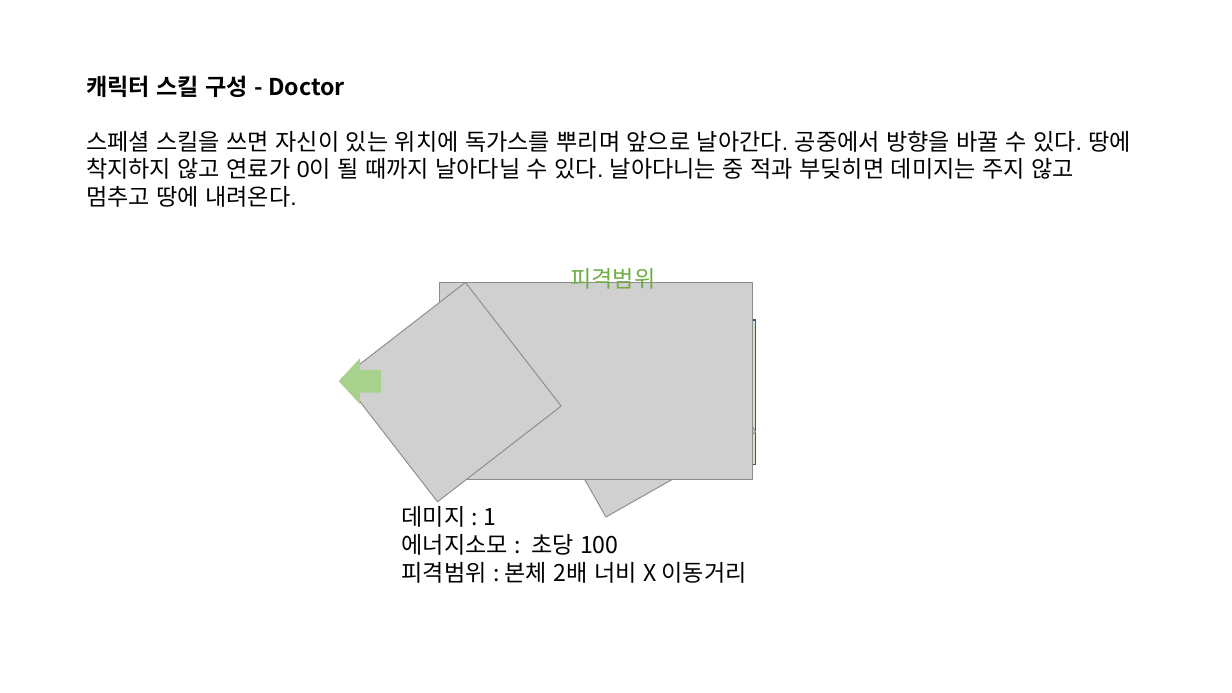
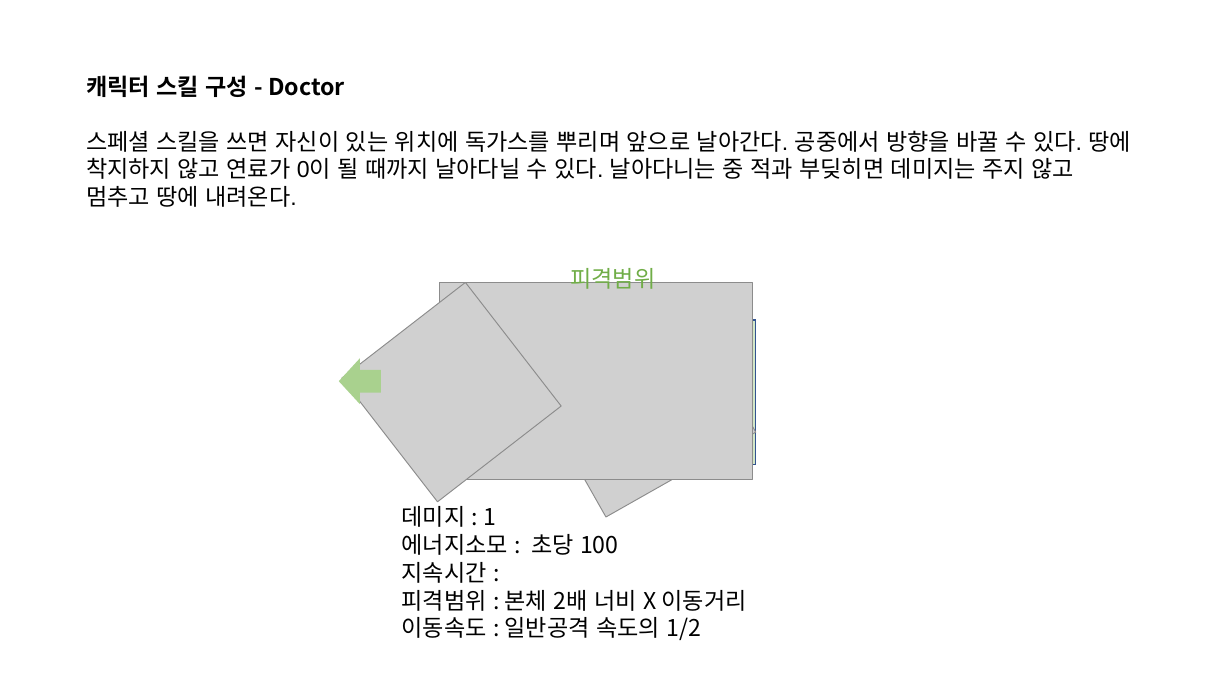
Before and after one commit to penspanic/ITWGamejam, a slide deck: slide 22 of Plan/Rocketman_씬&스킬구성.pptx (slide 23 before the commit). Drawn at 1232x693 pixels with LibreOffice and Linux fonts; fonts in the diff are those of the drawing; grey boxes stand for pictures. Boxes give left, top, right and bottom in pixels: in the first picture for what was removed or moved away, otherwise in the second. Text is boxed around its words. In the diff, an @@ line names an element or a change of style, - is before the commit and + after.

```diff
--- a/Plan/Rocketman_씬&스킬구성.pptx
+++ b/Plan/Rocketman_씬&스킬구성.pptx
@@ text at bbox=[402, 562, 487, 583]: paragraph added @@
+지속시간 :
@@ text at bbox=[402, 617, 701, 640]: paragraph added @@
+이동속도 : 일반공격 속도의 1/2
```
Also in this commit, not shown: 8 other slides changed, 1 slide removed.
